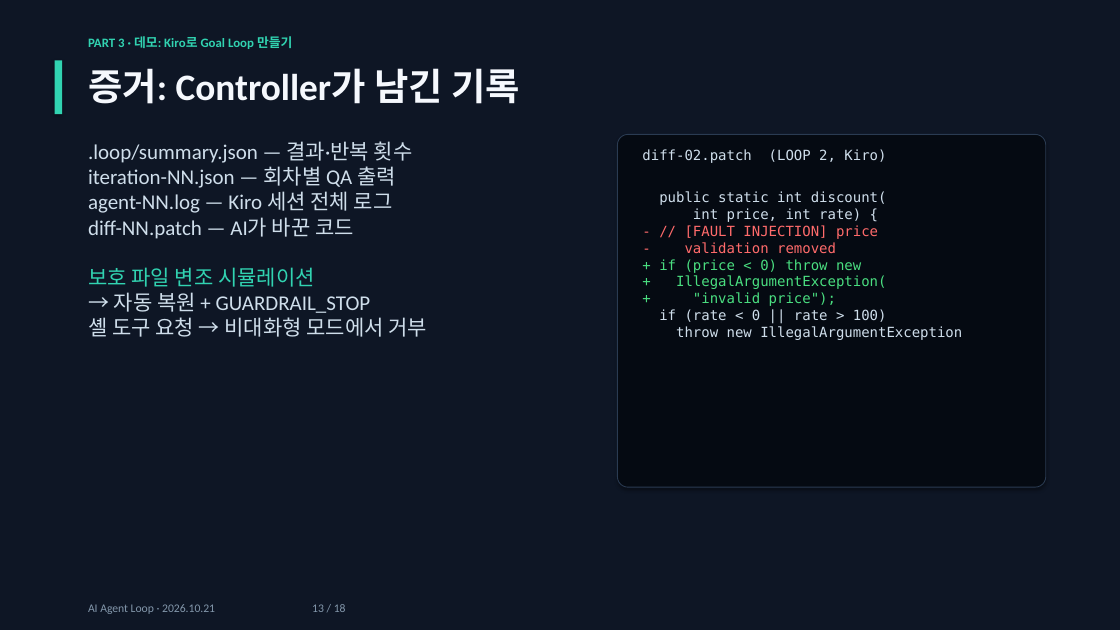
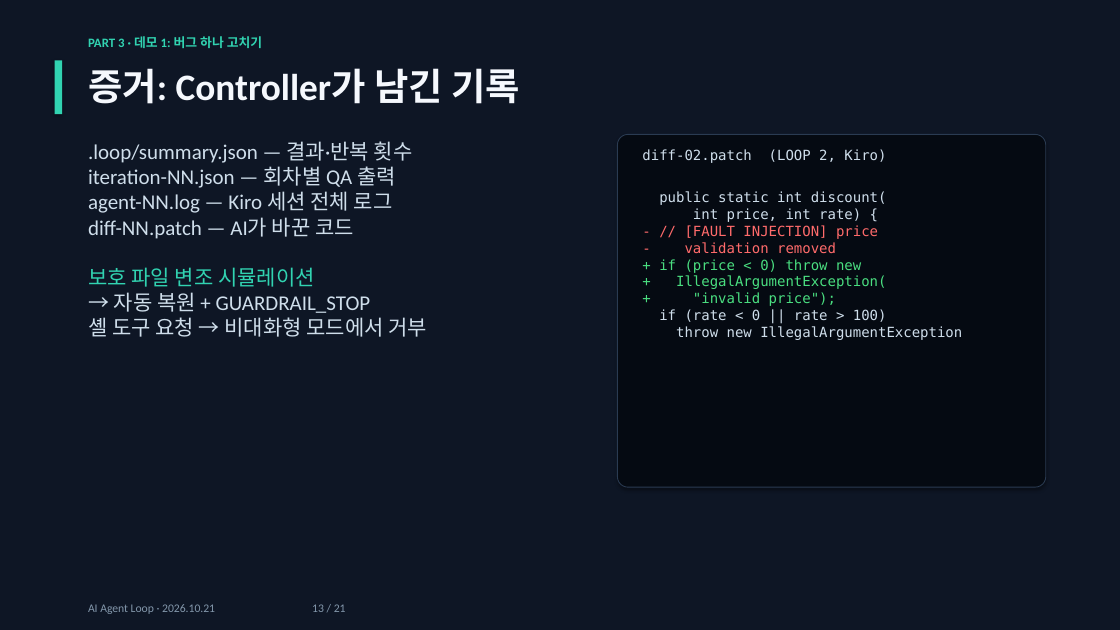
Before and after one commit to jaewon-i/kiro-agent-loop-demo, a slide deck: slide 13 of docs/AI_Agent_Loop.pptx. Drawn at 1120x630 pixels with LibreOffice and Linux fonts; fonts in the diff are those of the drawing. Boxes give left, top, right and bottom in pixels: in the first picture for what was removed or moved away, otherwise in the second. Text is boxed around its words. In the diff, an @@ line names an element or a change of style, - is before the commit and + after.

```diff
--- a/docs/AI_Agent_Loop.pptx
+++ b/docs/AI_Agent_Loop.pptx
@@ text at [88, 36, 262, 48]: text changed @@
-PART 3 · 데모: Kiro로 Goal Loop 만들기
+PART 3 · 데모 1: 버그 하나 고치기
@@ text at [88, 604, 346, 614]: text changed @@
-AI Agent Loop · 2026.10.21 13 / 18
+AI Agent Loop · 2026.10.21 13 / 21
```
Also in this commit, not shown: 17 other slides changed, 3 slides added.
